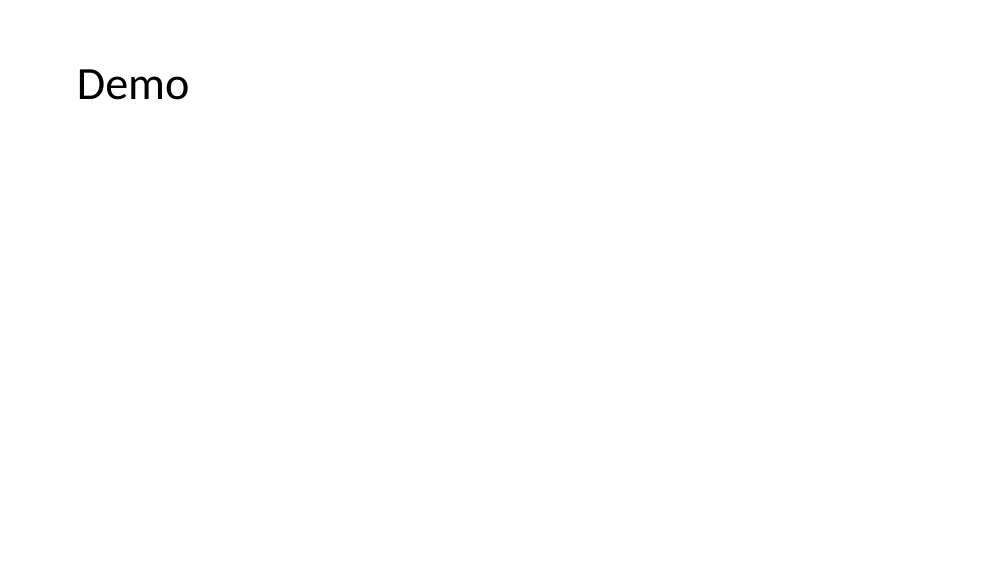
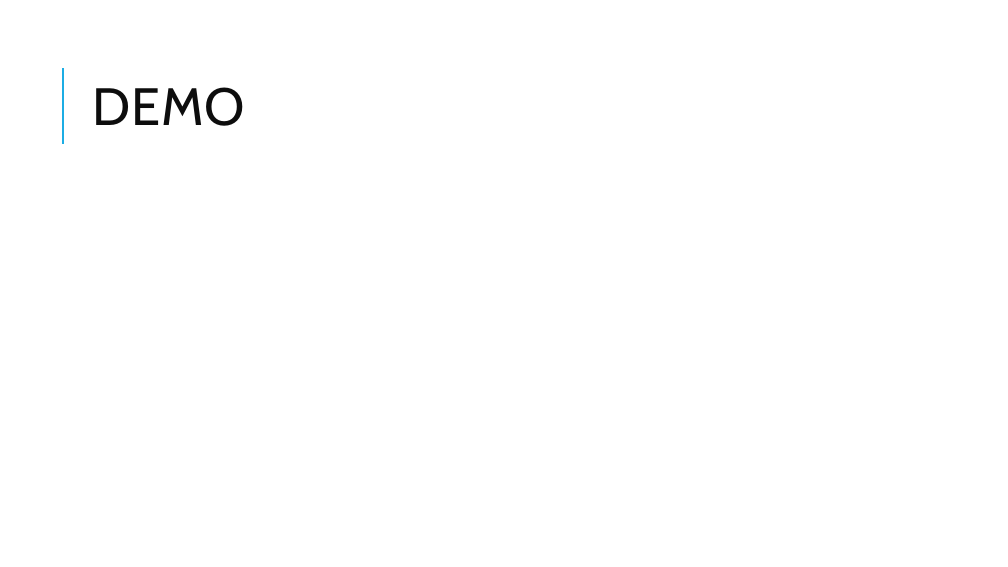
Before and after one commit to mita4829/Project3308, a slide deck: slide 9 of Final Presentation.pptx (slide 7 before the commit). Drawn at 1008x567 pixels with LibreOffice and Linux fonts; fonts in the diff are those of the drawing. Boxes give left, top, right and bottom in pixels: in the first picture for what was removed or moved away, otherwise in the second. Text is boxed around its words. In the diff, an @@ line names an element or a change of style, - is before the commit and + after.

```diff
--- a/Final Presentation.pptx
+++ b/Final Presentation.pptx
@@ line added from (63, 144) to (63, 68), #1CADE4 1.5 pt @@
@@ title at (92, 87, 245, 126): text changed; size 44 to 50 pt; font Calibri to Cabin; text colour #000000 to #0D0D0D @@
-Demo
+DEMO
```
Also in this commit, not shown: 5 other slides changed, 3 slides added, 1 slide removed.
